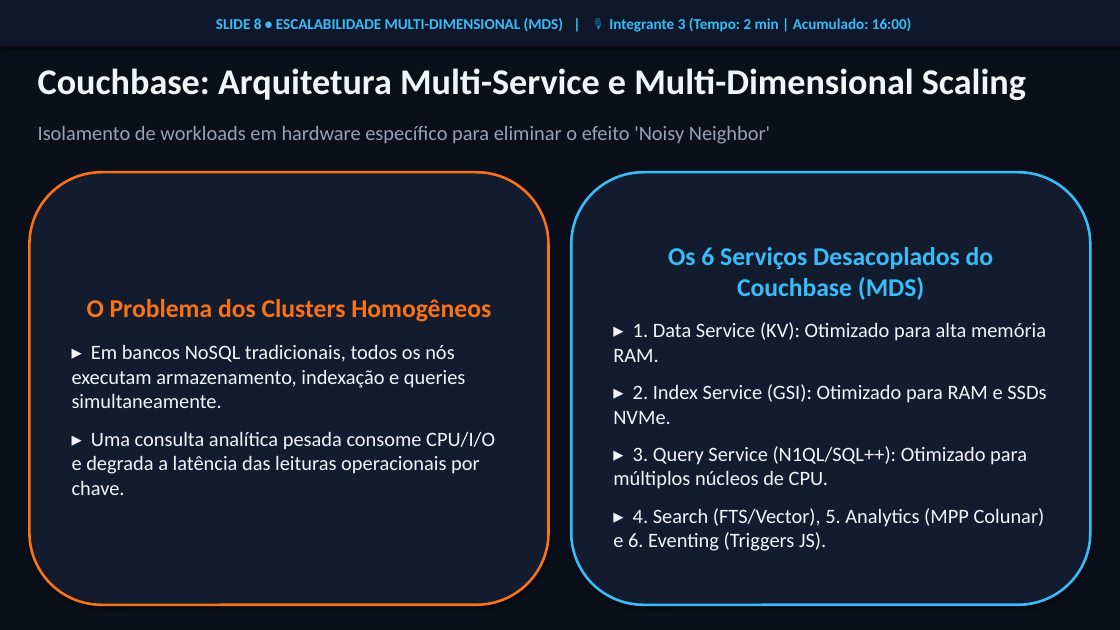
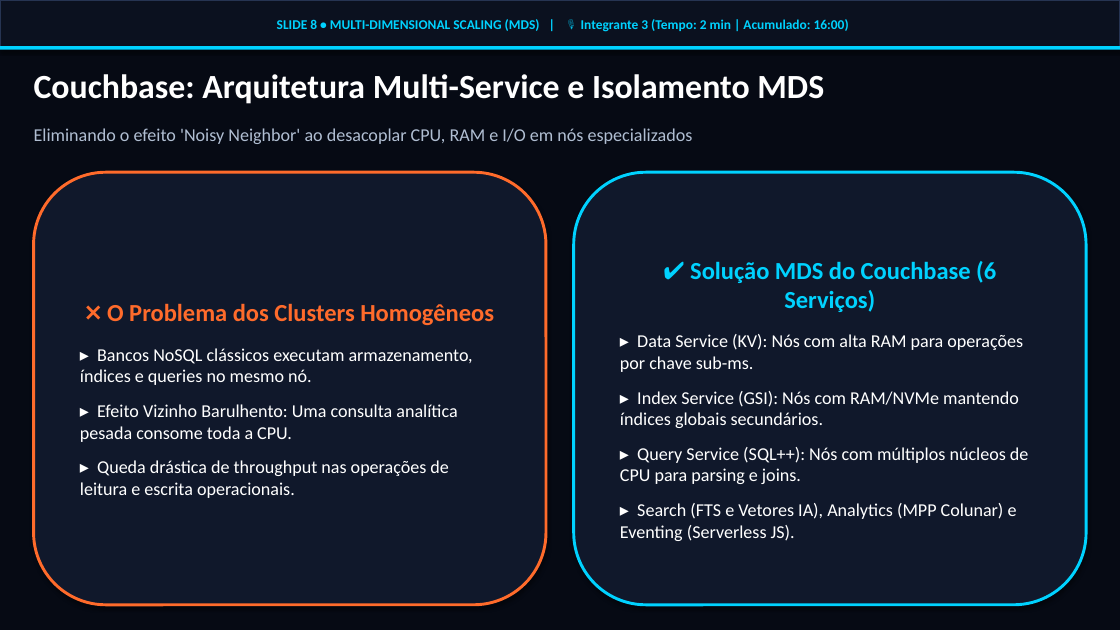
Before and after one commit to PHLopesvc07/ApresentacaoBD, a slide deck: slide 8 of Apresentacao_CouchDB_vs_Couchbase.pptx. Drawn at 1120x630 pixels with LibreOffice and Linux fonts; fonts in the diff are those of the drawing. Boxes give left, top, right and bottom in pixels: in the first picture for what was removed or moved away, otherwise in the second. Text is boxed around its words. In the diff, an @@ line names an element or a change of style, - is before the commit and + after.

Commit message:
feat: adiciona PDF completo para o professor e moderniza design do PPTX com glassmorphism e cores tematicas

```diff
--- a/Apresentacao_CouchDB_vs_Couchbase.pptx
+++ b/Apresentacao_CouchDB_vs_Couchbase.pptx
@@ background #0B0F19 to #060A14 @@
@@ rectangle "SLIDE 8 • MULTI-DIMENSIONAL SCALING ..." at (0,0,1120,49): fill #0F172A to #0B111F; outline none to #263452 1 pt @@
@@ text in rectangle at (277,19,849,32): text changed; size 13 to 11.5 pt; text colour #38BDF8 to #00D2FF @@
-SLIDE 8 • ESCALABILIDADE MULTI-DIMENSIONAL (MDS) | 🎙 Integrante 3 (Tempo: 2 min | Acumulado: 16:00)
+SLIDE 8 • MULTI-DIMENSIONAL SCALING (MDS) | 🎙 Integrante 3 (Tempo: 2 min | Acumulado: 16:00)
@@ rectangle added at (0,46,1120,50), fill #00D2FF @@
@@ text at (34,74,824,104): text changed; size 31 to 29 pt; text colour #F1F5F9 to #FFFFFF @@
-Couchbase: Arquitetura Multi-Service e Multi-Dimensional Scaling
+Couchbase: Arquitetura Multi-Service e Isolamento MDS
@@ text at (34,128,693,144): text changed; size 17.5 to 15.5 pt; text colour #94A3B8 to #B0BED2 @@
-Isolamento de workloads em hardware específico para eliminar o efeito 'Noisy Neighbor'
+Eliminando o efeito 'Noisy Neighbor' ao desacoplar CPU, RAM e I/O em nós especializados
@@ rounded rectangle "❌ O Problema dos Clusters ...": place and size @@
-rounded rectangle "❌ O Problema dos Clusters ..." at (29,172,549,605)
+rounded rectangle "❌ O Problema dos Clusters ..." at (34,172,546,605)
@@ rounded rectangle "❌ O Problema dos Clusters ..." at (34,172,546,605): fill #131B2E to #10182B; outline #F97316 2.2 pt to #FF6B2B 2.5 pt @@
@@ rounded rectangle "✔ Solução MDS do Couchbase ...": place and size @@
-rounded rectangle "✔ Solução MDS do Couchbase ..." at (571,172,1091,605)
+rounded rectangle "✔ Solução MDS do Couchbase ..." at (574,172,1086,605)
@@ rounded rectangle "✔ Solução MDS do Couchbase ..." at (574,172,1086,605): fill #131B2E to #10182B; outline #38BDF8 2.2 pt to #00D2FF 2.5 pt @@
@@ text in rounded rectangle at (620,261,1028,541): text changed; size 17.5 to 15.5 pt; text colour #F1F5F9 to #FFFFFF @@
-Os 6 Serviços Desacoplados do Couchbase (MDS)
-▸ 1. Data Service (KV): Otimizado para alta memória RAM.
-▸ 2. Index Service (GSI): Otimizado para RAM e SSDs NVMe.
-▸ 3. Query Service (N1QL/SQL++): Otimizado para múltiplos núcleos de CPU.
-▸ 4. Search (FTS/Vector), 5. Analytics (MPP Colunar) e 6. Eventing (Triggers JS).
+✔ Solução MDS do Couchbase (6 Serviços)
+▸ Data Service (KV): Nós com alta RAM para operações por chave sub-ms.
+▸ Index Service (GSI): Nós com RAM/NVMe mantendo índices globais secundários.
+▸ Query Service (SQL++): Nós com múltiplos núcleos de CPU para parsing e joins.
+▸ Search (FTS e Vetores IA), Analytics (MPP Colunar) e Eventing (Serverless JS).
@@ text in rounded rectangle at (80,303,494,498): text changed; size 17.5 to 15.5 pt; text colour #F1F5F9 to #FFFFFF @@
-O Problema dos Clusters Homogêneos
-▸ Em bancos NoSQL tradicionais, todos os nós executam armazenamento, indexação e queries simultaneamente.
-▸ Uma consulta analítica pesada consome CPU/I/O e degrada a latência das leituras operacionais por chave.
+❌ O Problema dos Clusters Homogêneos
+▸ Bancos NoSQL clássicos executam armazenamento, índices e queries no mesmo nó.
+▸ Efeito Vizinho Barulhento: Uma consulta analítica pesada consome toda a CPU.
+▸ Queda drástica de throughput nas operações de leitura e escrita operacionais.
```
Also in this commit, not shown: 17 other slides changed, 4 other files.
